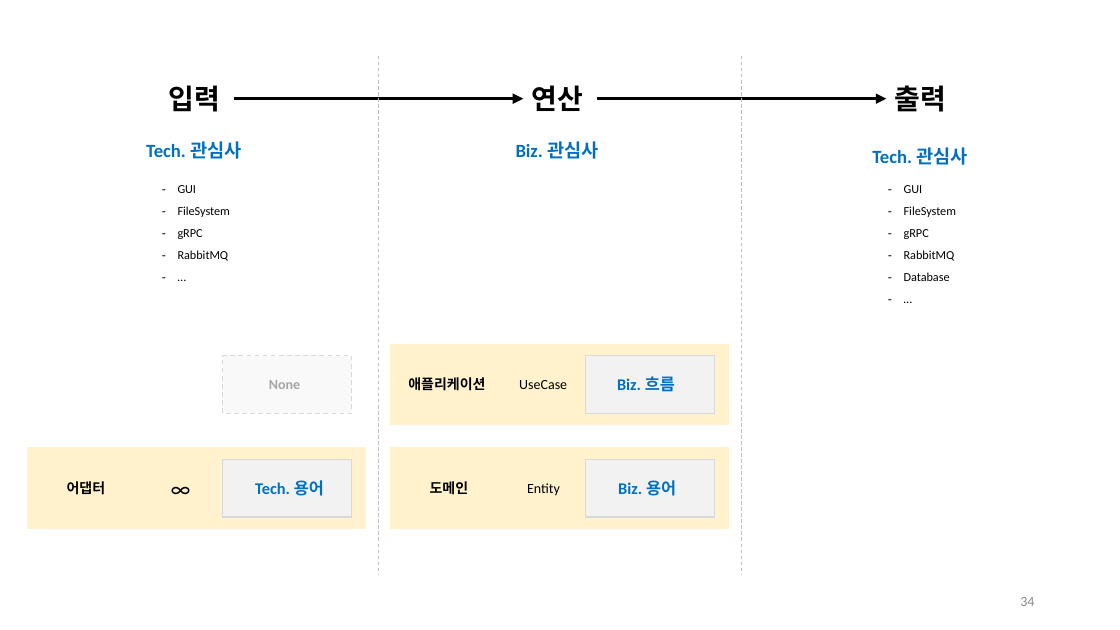
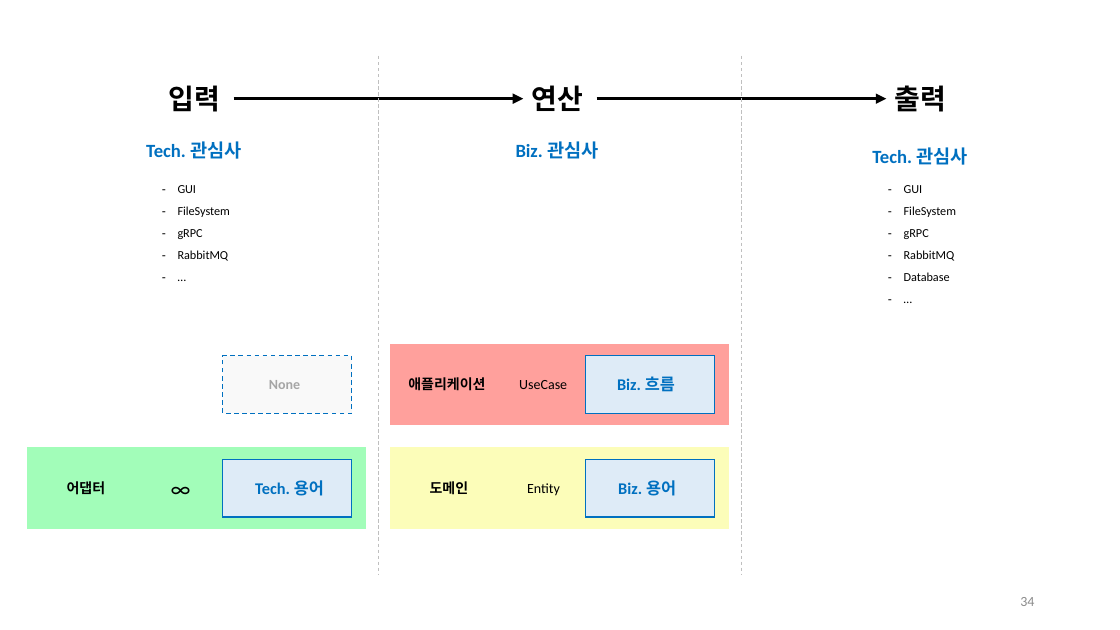
Before and after one commit to hhko/ArchDdd, a slide deck: slide 34 of README.pptx. Drawn at 1120x630 pixels with LibreOffice and Linux fonts; fonts in the diff are those of the drawing. Boxes give left, top, right and bottom in pixels: in the first picture for what was removed or moved away, otherwise in the second. Text is boxed around its words. In the diff, an @@ line names an element or a change of style, - is before the commit and + after.

```diff
--- a/README.pptx
+++ b/README.pptx
@@ rectangle at bbox=[223, 356, 352, 413]: outline #D9D9D9 1 pt dashed to #0070C0 1 pt dashed @@
@@ rectangle at bbox=[392, 344, 729, 425]: fill #FFF2CC to #FFA09C; outline #FFF2CC 1 pt to #FFA09C 1 pt @@
@@ rectangle at bbox=[28, 448, 365, 528]: fill #FFF2CC to #A2FDB9; outline #FFF2CC 1 pt to #A2FDB9 1 pt @@
@@ rectangle at bbox=[392, 448, 729, 528]: fill #FFF2CC to #FCFDB9; outline #FFF2CC 1 pt to #FCFDB9 1 pt @@
@@ fill #F2F2F2 to #DEEBF7; outline #D9D9D9 1 pt to #0070C0 1 pt in 3 elements at bbox=[586, 460, 715, 517], bbox=[586, 356, 715, 413], bbox=[223, 460, 352, 517] @@
```
Also in this commit, not shown: 22 other slides changed, 5 slides added, 20 other files.
